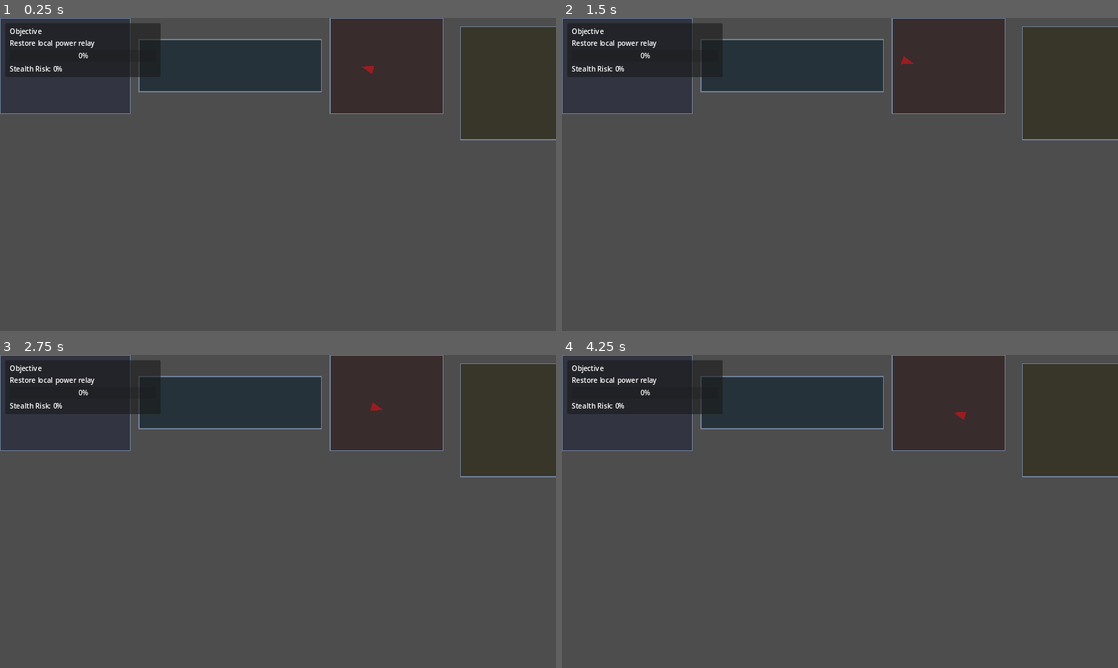
Above: before the commit, frames 1-4 (two rows, left to right).
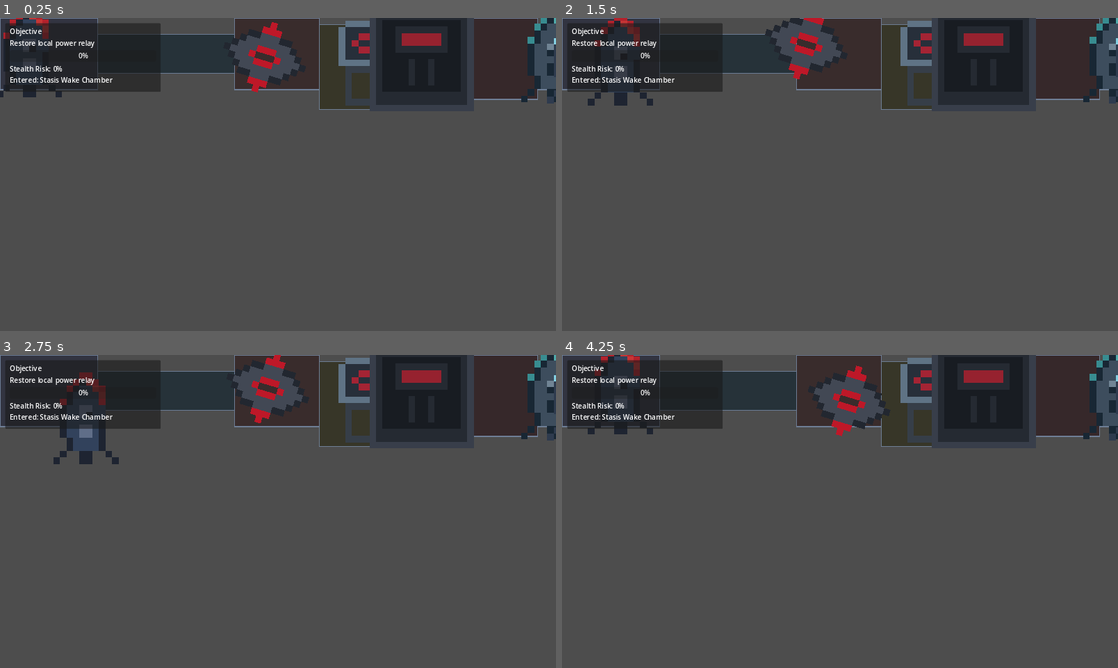
Above: after the commit, the same moments.

Repository: deathwishstu-commits/The-Long-Night
Game: Godot game, scene res://scenes/Main.tscn
The game is run twice, just before and just after one commit, with the same random seed, the same clock (stepped at 60 frames per second) and the same inputs.
Inputs:
- Up to frame 1 (0.25 s): no input
- Up to frame 2 (1.5 s): hold D (move_right) 0.53-1.28 s; tap E (interact) at 0.6, 1.35 s; hold S (move_down) from 1.28 s (still down)
- Up to frame 3 (2.75 s): release S (move_down) at 2.03 s; hold D (move_right) from 2.03 s (still down); tap E (interact) at 2.1 s
- Up to frame 4 (4.25 s): release D (move_right) at 2.78 s; hold W (move_up) 2.78-3.53 s; tap E (interact) at 2.85, 3.6 s; hold A (move_left) from 3.53 s (still down)

The runs differ from the first frame. In frame 1, 15% of the frame differs, in the area x 0-100%, y 0-40%; in frame 2, 14%; in frame 3, 15%; in frame 4, 15%.

Commit message:
Add playable prototype loop and first character pixel art set

Diff:
--- /dev/null
+++ b/scenes/entities/ari_npc.tscn
@@ -0,0 +1,9 @@
+[gd_scene load_steps=2 format=3]
+
+[ext_resource type="Script" path="res://scripts/entities/ari_npc.gd" id="1"]
+
+[node name="AriNPC" type="Node2D"]
+script = ExtResource("1")
+
+[node name="Sprite2D" type="Sprite2D" parent="."]
+scale = Vector2(10, 10)
--- /dev/null
+++ b/scenes/entities/blast_door_lock.tscn
@@ -0,0 +1,15 @@
+[gd_scene load_steps=3 format=3]
+
+[ext_resource type="Script" path="res://scripts/systems/lockable_door.gd" id="1"]
+
+[sub_resource type="RectangleShape2D" id="1"]
+size = Vector2(12, 74)
+
+[node name="BlastDoorLock" type="StaticBody2D"]
+script = ExtResource("1")
+
+[node name="Sprite2D" type="Sprite2D" parent="."]
+scale = Vector2(10, 10)
+
+[node name="CollisionShape2D" type="CollisionShape2D" parent="."]
+shape = SubResource("1")
--- /dev/null
+++ b/scenes/entities/hybrid_child_npc.tscn
@@ -0,0 +1,10 @@
+[gd_scene load_steps=2 format=3]
+
+[ext_resource type="Script" path="res://scripts/entities/ari_npc.gd" id="1"]
+
+[node name="HybridChildNPC" type="Node2D"]
+script = ExtResource("1")
+sprite_path = "res://art/characters/hybrid_child_proto.png"
+
+[node name="Sprite2D" type="Sprite2D" parent="."]
+scale = Vector2(10, 10)
--- a/scenes/entities/player_wallace.tscn
+++ b/scenes/entities/player_wallace.tscn
@@ -1,6 +1,24 @@
-[gd_scene load_steps=2 format=3]
+[gd_scene load_steps=3 format=3]
 
 [ext_resource type="Script" path="res://scripts/player/player_controller.gd" id="1"]
 
+[sub_resource type="CapsuleShape2D" id="1"]
+radius = 8.0
+height = 18.0
+
 [node name="PlayerWallace" type="CharacterBody2D"]
 script = ExtResource("1")
+
+[node name="Sprite2D" type="Sprite2D" parent="."]
+position = Vector2(0, -6)
+scale = Vector2(10, 10)
+
+[node name="CollisionShape2D" type="CollisionShape2D" parent="."]
+shape = SubResource("1")
+position = Vector2(0, 2)
+
+[node name="Camera2D" type="Camera2D" parent="."]
+enabled = true
+position_smoothing_enabled = true
+position_smoothing_speed = 8.0
+zoom = Vector2(0.75, 0.75)
--- /dev/null
+++ b/scenes/entities/relay_terminal.tscn
@@ -0,0 +1,15 @@
+[gd_scene load_steps=3 format=3]
+
+[ext_resource type="Script" path="res://scripts/systems/relay_terminal.gd" id="1"]
+
+[sub_resource type="CircleShape2D" id="1"]
+radius = 16.0
+
+[node name="RelayTerminal" type="Area2D"]
+script = ExtResource("1")
+
+[node name="Sprite2D" type="Sprite2D" parent="."]
+scale = Vector2(10, 10)
+
+[node name="CollisionShape2D" type="CollisionShape2D" parent="."]
+shape = SubResource("1")
--- a/scenes/entities/security_drone.tscn
+++ b/scenes/entities/security_drone.tscn
@@ -7,9 +7,8 @@
 player_path = NodePath("../PlayerWallace")
 stealth_system_path = NodePath("../../StealthSystem")
 
-[node name="Body" type="Polygon2D" parent="."]
-polygon = PackedVector2Array(-14, -10, 14, 0, -14, 10)
-color = Color(0.61, 0.11, 0.13, 1)
+[node name="Sprite2D" type="Sprite2D" parent="."]
+scale = Vector2(10, 10)
 
 [node name="PatrolPoints" type="Node2D" parent="."]
 
--- a/scenes/levels/deck_a.tscn
+++ b/scenes/levels/deck_a.tscn
@@ -12,6 +12,14 @@
 [ext_resource type="PackedScene" path="res://scenes/rooms/maintenance_bay.tscn" id="10"]
 [ext_resource type="PackedScene" path="res://scenes/rooms/embryo_support_annex.tscn" id="11"]
 [ext_resource type="PackedScene" path="res://scenes/rooms/blast_door_exit.tscn" id="12"]
+[ext_resource type="PackedScene" path="res://scenes/entities/ari_npc.tscn" id="13"]
+[ext_resource type="PackedScene" path="res://scenes/entities/relay_terminal.tscn" id="14"]
+[ext_resource type="PackedScene" path="res://scenes/entities/blast_door_lock.tscn" id="15"]
+[ext_resource type="Script" path="res://scripts/systems/room_trigger.gd" id="16"]
+[ext_resource type="PackedScene" path="res://scenes/entities/hybrid_child_npc.tscn" id="17"]
+
+[sub_resource type="RectangleShape2D" id="1"]
+size = Vector2(200, 120)
 
 [node name="DeckA" type="Node2D"]
 script = ExtResource("1")
@@ -25,30 +33,100 @@
 position = Vector2(0, 0)
 
 [node name="MedicalCorridor" parent="Rooms" instance=ExtResource("7")]
-position = Vector2(320, 50)
+position = Vector2(300, 50)
 
 [node name="SecurityJunction" parent="Rooms" instance=ExtResource("8")]
-position = Vector2(760, 0)
+position = Vector2(720, 0)
 
 [node name="ReactorControl" parent="Rooms" instance=ExtResource("9")]
-position = Vector2(1060, 20)
+position = Vector2(980, 20)
 
 [node name="MaintenanceBay" parent="Rooms" instance=ExtResource("10")]
-position = Vector2(1420, 0)
+position = Vector2(1300, 0)
 
 [node name="EmbryoSupportAnnex" parent="Rooms" instance=ExtResource("11")]
-position = Vector2(1780, 40)
+position = Vector2(1650, 40)
 
 [node name="BlastDoorExit" parent="Rooms" instance=ExtResource("12")]
-position = Vector2(2060, 20)
+position = Vector2(1890, 20)
 
 [node name="Entities" type="Node2D" parent="."]
 
 [node name="PlayerWallace" parent="Entities" instance=ExtResource("2")]
-position = Vector2(90, 100)
+position = Vector2(110, 110)
 
 [node name="SecurityDrone" parent="Entities" instance=ExtResource("4")]
-position = Vector2(860, 120)
+position = Vector2(820, 112)
+
+[node name="RelayTerminal" parent="Entities" instance=ExtResource("14")]
+position = Vector2(1140, 148)
+
+[node name="BlastDoorLock" parent="Entities" instance=ExtResource("15")]
+position = Vector2(1294, 126)
+
+[node name="AriNPC" parent="Entities" instance=ExtResource("13")]
+position = Vector2(1720, 118)
+
+[node name="HybridChildNPC" parent="Entities" instance=ExtResource("17")]
+position = Vector2(1800, 122)
+
+[node name="Triggers" type="Node2D" parent="."]
+
+[node name="TriggerStasis" type="Area2D" parent="Triggers" groups=["room_trigger"]]
+position = Vector2(150, 110)
+script = ExtResource("16")
+room_name = "Stasis Wake Chamber"
+
+[node name="CollisionShape2D" type="CollisionShape2D" parent="Triggers/TriggerStasis"]
+shape = SubResource("1")
+
+[node name="TriggerMedical" type="Area2D" parent="Triggers" groups=["room_trigger"]]
+position = Vector2(510, 110)
+script = ExtResource("16")
+room_name = "Medical Corridor"
+
+[node name="CollisionShape2D" type="CollisionShape2D" parent="Triggers/TriggerMedical"]
+shape = SubResource("1")
+
+[node name="TriggerSecurity" type="Area2D" parent="Triggers" groups=["room_trigger"]]
+position = Vector2(850, 110)
+script = ExtResource("16")
+room_name = "Security Junction"
+
+[node name="CollisionShape2D" type="CollisionShape2D" parent="Triggers/TriggerSecurity"]
+shape = SubResource("1")
+
+[node name="TriggerReactor" type="Area2D" parent="Triggers" groups=["room_trigger"]]
+position = Vector2(1140, 150)
+script = ExtResource("16")
+room_name = "Reactor Control"
+
+[node name="CollisionShape2D" type="CollisionShape2D" parent="Triggers/TriggerReactor"]
+shape = SubResource("1")
+
+[node name="TriggerMaintenance" type="Area2D" parent="Triggers" groups=["room_trigger"]]
+position = Vector2(1475, 125)
+script = ExtResource("16")
+room_name = "Maintenance Bay"
+
+[node name="CollisionShape2D" type="CollisionShape2D" parent="Triggers/TriggerMaintenance"]
+shape = SubResource("1")
+
+[node name="TriggerEmbryo" type="Area2D" parent="Triggers" groups=["room_trigger"]]
+position = Vector2(1770, 130)
+script = ExtResource("16")
+room_name = "Embryo Support Annex"
+
+[node name="CollisionShape2D" type="CollisionShape2D" parent="Triggers/TriggerEmbryo"]
+shape = SubResource("1")
+
+[node name="TriggerExit" type="Area2D" parent="Triggers" groups=["room_trigger"]]
+position = Vector2(2000, 110)
+script = ExtResource("16")
+room_name = "Blast Door Exit"
+
+[node name="CollisionShape2D" type="CollisionShape2D" parent="Triggers/TriggerExit"]
+shape = SubResource("1")
 
 [node name="UI" type="CanvasLayer" parent="."]
 
--- a/scenes/rooms/blast_door_exit.tscn
+++ b/scenes/rooms/blast_door_exit.tscn
@@ -6,3 +6,4 @@
 script = ExtResource("1")
 room_size = Vector2(220, 180)
 fill_color = Color(0.12, 0.12, 0.12, 0.75)
+left_door = true
--- a/scenes/rooms/embryo_support_annex.tscn
+++ b/scenes/rooms/embryo_support_annex.tscn
@@ -6,3 +6,5 @@
 script = ExtResource("1")
 room_size = Vector2(240, 180)
 fill_color = Color(0.1, 0.17, 0.16, 0.75)
+left_door = true
+right_door = true
--- a/scenes/rooms/maintenance_bay.tscn
+++ b/scenes/rooms/maintenance_bay.tscn
@@ -6,3 +6,5 @@
 script = ExtResource("1")
 room_size = Vector2(350, 250)
 fill_color = Color(0.18, 0.11, 0.12, 0.75)
+left_door = true
+right_door = true
--- a/scenes/rooms/medical_corridor.tscn
+++ b/scenes/rooms/medical_corridor.tscn
@@ -6,3 +6,5 @@
 script = ExtResource("1")
 room_size = Vector2(420, 120)
 fill_color = Color(0.1, 0.16, 0.2, 0.75)
+left_door = true
+right_door = true
--- a/scenes/rooms/reactor_control.tscn
+++ b/scenes/rooms/reactor_control.tscn
@@ -6,3 +6,5 @@
 script = ExtResource("1")
 room_size = Vector2(320, 260)
 fill_color = Color(0.19, 0.18, 0.11, 0.75)
+left_door = true
+right_door = true
--- a/scenes/rooms/security_junction.tscn
+++ b/scenes/rooms/security_junction.tscn
@@ -6,3 +6,5 @@
 script = ExtResource("1")
 room_size = Vector2(260, 220)
 fill_color = Color(0.2, 0.13, 0.13, 0.75)
+left_door = true
+right_door = true
--- a/scenes/rooms/stasis_wake_chamber.tscn
+++ b/scenes/rooms/stasis_wake_chamber.tscn
@@ -6,3 +6,4 @@
 script = ExtResource("1")
 room_size = Vector2(300, 220)
 fill_color = Color(0.16, 0.17, 0.24, 0.75)
+right_door = true
--- a/scenes/ui/deck_a_hud.tscn
+++ b/scenes/ui/deck_a_hud.tscn
@@ -14,7 +14,7 @@
 offset_left = 12.0
 offset_top = 12.0
 offset_right = 370.0
-offset_bottom = 132.0
+offset_bottom = 170.0
 
 [node name="MarginContainer" type="MarginContainer" parent="PanelContainer"]
 anchors_preset = 15
@@ -47,3 +47,8 @@
 [node name="StealthValue" type="Label" parent="PanelContainer/MarginContainer/VBoxContainer"]
 layout_mode = 2
 text = "Stealth Risk: 0%"
+
+[node name="StatusValue" type="Label" parent="PanelContainer/MarginContainer/VBoxContainer"]
+layout_mode = 2
+text = "Use WASD/Arrows to move, Shift to crouch, E to interact."
+autowrap_mode = 3
--- a/scripts/ai/patrol_drone.gd
+++ b/scripts/ai/patrol_drone.gd
@@ -13,6 +13,7 @@
 @export var view_angle_degrees: float = 90.0
 @export var detection_rate: float = 40.0
 @export var chase_break_seconds: float = 2.0
+@export var sprite_path: String = "res://art/entities/security_drone_proto.png"
 
 var _state: DroneState = DroneState.PATROL
 var _target_index: int = 0
@@ -23,6 +24,7 @@
 @onready var _stealth_system: Node = get_node_or_null(stealth_system_path)
 
 func _ready() -> void:
+	_load_sprite()
 	_collect_patrol_points()
 
 func _process(delta: float) -> void:
@@ -88,3 +90,16 @@
 		noise_level = _player.call("get_noise_level")
 	if _stealth_system.has_method("add_detection"):
 		_stealth_system.call("add_detection", detection_rate * noise_level * delta)
+
+func _load_sprite() -> void:
+	var sprite := get_node_or_null("Sprite2D") as Sprite2D
+	if sprite == null:
+		return
+	var image := Image.new()
+	var load_status := image.load(sprite_path)
+	if load_status != OK:
+		push_warning("Failed to load drone sprite: %s" % sprite_path)
+		return
+	var texture := ImageTexture.create_from_image(image)
+	sprite.texture = texture
+	sprite.texture_filter = CanvasItem.TEXTURE_FILTER_NEAREST
--- /dev/null
+++ b/scripts/entities/ari_npc.gd
@@ -0,0 +1,16 @@
+extends Node2D
+
+@export var sprite_path: String = "res://art/characters/ari_proto.png"
+
+func _ready() -> void:
+	var sprite := get_node_or_null("Sprite2D") as Sprite2D
+	if sprite == null:
+		return
+	var image := Image.new()
+	var load_status := image.load(sprite_path)
+	if load_status != OK:
+		push_warning("Failed to load Ari sprite: %s" % sprite_path)
+		return
+	var texture := ImageTexture.create_from_image(image)
+	sprite.texture = texture
+	sprite.texture_filter = CanvasItem.TEXTURE_FILTER_NEAREST
--- a/scripts/player/player_controller.gd
+++ b/scripts/player/player_controller.gd
@@ -2,12 +2,16 @@
 
 @export var move_speed: float = 120.0
 @export var crouch_speed_multiplier: float = 0.55
+@export var sprite_path: String = "res://art/characters/wallace_proto.png"
 
 var _is_crouching: bool = false
 
+func _ready() -> void:
+	_load_sprite()
+
 func _physics_process(_delta: float) -> void:
 	_is_crouching = Input.is_action_pressed("crouch")
-	var speed := move_speed
+	var speed: float = move_speed
 	if _is_crouching:
 		speed *= crouch_speed_multiplier
 
@@ -25,3 +29,16 @@
 	if _is_crouching:
 		return 0.5
 	return 1.0
+
+func _load_sprite() -> void:
+	var sprite := get_node_or_null("Sprite2D") as Sprite2D
+	if sprite == null:
+		return
+	var image := Image.new()
+	var load_status := image.load(sprite_path)
+	if load_status != OK:
+		push_warning("Failed to load player sprite: %s" % sprite_path)
+		return
+	var texture := ImageTexture.create_from_image(image)
+	sprite.texture = texture
+	sprite.texture_filter = CanvasItem.TEXTURE_FILTER_NEAREST
--- a/scripts/systems/deck_a_controller.gd
+++ b/scripts/systems/deck_a_controller.gd
@@ -5,14 +5,79 @@
 func _ready() -> void:
 	var hud := get_node_or_null("UI/DeckAHUD")
 	var stealth_system := get_node_or_null("StealthSystem")
+	var relay_terminal := get_node_or_null("Entities/RelayTerminal")
+	var blast_door_lock := get_node_or_null("Entities/BlastDoorLock")
+
 	if hud != null and hud.has_method("set_objective"):
 		hud.call("set_objective", current_objective)
 	if hud != null and hud.has_method("set_detection"):
 		hud.call("set_detection", 0.0)
+	if hud != null and hud.has_method("set_status"):
+		hud.call("set_status", "Use WASD/Arrows to move, Shift to crouch, E to interact.")
 	if stealth_system != null and stealth_system.has_signal("detection_changed"):
 		stealth_system.connect("detection_changed", _on_detection_changed)
+	if relay_terminal != null and relay_terminal.has_signal("activated"):
+		relay_terminal.connect("activated", _on_relay_activated)
+	if blast_door_lock != null and blast_door_lock.has_method("is_locked") and hud != null and hud.has_method("set_status"):
+		if blast_door_lock.call("is_locked"):
+			hud.call("set_status", "Power lock active. Reach Reactor Control and press E at relay terminal.")
+
+	_connect_room_triggers()
+	_set_camera_bounds()
 
 func _on_detection_changed(value: float) -> void:
 	var hud := get_node_or_null("UI/DeckAHUD")
 	if hud != null and hud.has_method("set_detection"):
 		hud.call("set_detection", value)
+
+func _on_relay_activated() -> void:
+	current_objective = "Proceed through unlocked blast door and secure Deck B access"
+	var hud := get_node_or_null("UI/DeckAHUD")
+	var blast_door_lock := get_node_or_null("Entities/BlastDoorLock")
+
+	if blast_door_lock != null and blast_door_lock.has_method("unlock"):
+		blast_door_lock.call("unlock")
+	if hud != null and hud.has_method("set_objective"):
+		hud.call("set_objective", current_objective)
+	if hud != null and hud.has_method("set_status"):
+		hud.call("set_status", "Relay restored. Blast door lock disengaged.")
+
+func _connect_room_triggers() -> void:
+	var room_triggers := get_tree().get_nodes_in_group("room_trigger")
+	for trigger in room_triggers:
+		if trigger.has_signal("room_entered"):
+			trigger.connect("room_entered", _on_room_entered)
+
+func _on_room_entered(room_name: String) -> void:
+	var hud := get_node_or_null("UI/DeckAHUD")
+	if hud != null and hud.has_method("set_status"):
+		hud.call("set_status", "Entered: %s" % room_name)
+
+func _set_camera_bounds() -> void:
+	var camera: Camera2D = get_node_or_null("Entities/PlayerWallace/Camera2D")
+	var rooms_root: Node2D = get_node_or_null("Rooms")
+	if camera == null or rooms_root == null:
+		return
+
+	var min_x: float = 1e20
+	var min_y: float = 1e20
+	var max_x: float = -1e20
+	var max_y: float = -1e20
+
+	for room in rooms_root.get_children():
+		if not room.has_method("get") or not room.has_method("get_position"):
+			continue
+		var size: Vector2 = room.get("room_size")
+		var top_left: Vector2 = room.position
+		var bottom_right: Vector2 = room.position + size
+		min_x = min(min_x, top_left.x)
+		min_y = min(min_y, top_left.y)
+		max_x = max(max_x, bottom_right.x)
+		max_y = max(max_y, bottom_right.y)
+
+	if min_x > 9e19:
+		return
+	camera.limit_left = int(min_x)
+	camera.limit_top = int(min_y)
+	camera.limit_right = int(max_x)
+	camera.limit_bottom = int(max_y)
--- a/scripts/systems/graybox_room.gd
+++ b/scripts/systems/graybox_room.gd
@@ -3,11 +3,77 @@
 @export var room_size: Vector2 = Vector2(320, 180)
 @export var fill_color: Color = Color(0.12, 0.14, 0.18, 0.75)
 @export var border_color: Color = Color(0.45, 0.52, 0.62, 0.9)
+@export var wall_thickness: float = 8.0
+@export var door_width: float = 56.0
+@export var left_door: bool = false
+@export var right_door: bool = false
+@export var top_door: bool = false
+@export var bottom_door: bool = false
 
 func _ready() -> void:
+	_build_collision_walls()
 	queue_redraw()
 
 func _draw() -> void:
 	var rect := Rect2(Vector2.ZERO, room_size)
 	draw_rect(rect, fill_color, true)
 	draw_rect(rect, border_color, false, 3.0)
+
+func _build_collision_walls() -> void:
+	var collision_root: Node2D = get_node_or_null("Collision")
+	if collision_root != null:
+		collision_root.queue_free()
+
+	collision_root = Node2D.new()
+	collision_root.name = "Collision"
+	add_child(collision_root)
+
+	var half_door: float = door_width * 0.5
+	var center_x: float = room_size.x * 0.5
+	var center_y: float = room_size.y * 0.5
+
+	_rebuild_horizontal_side(collision_root, true, top_door, center_x, half_door)
+	_rebuild_horizontal_side(collision_root, false, bottom_door, center_x, half_door)
+	_rebuild_vertical_side(collision_root, true, left_door, center_y, half_door)
+	_rebuild_vertical_side(collision_root, false, right_door, center_y, half_door)
+
+func _rebuild_horizontal_side(root: Node2D, is_top: bool, has_door: bool, center_x: float, half_door: float) -> void:
+	var y: float = wall_thickness * 0.5 if is_top else room_size.y - wall_thickness * 0.5
+	if not has_door:
+		_add_wall_segment(root, Vector2(room_size.x * 0.5, y), Vector2(room_size.x, wall_thickness))
+		return
+
+	var left_width: float = max(0.0, center_x - half_door)
+	var right_width: float = max(0.0, room_size.x - (center_x + half_door))
+	if left_width > 0.0:
+		_add_wall_segment(root, Vector2(left_width * 0.5, y), Vector2(left_width, wall_thickness))
+	if right_width > 0.0:
+		var right_center: float = center_x + half_door + (right_width * 0.5)
+		_add_wall_segment(root, Vector2(right_center, y), Vector2(right_width, wall_thickness))
+
+func _rebuild_vertical_side(root: Node2D, is_left: bool, has_door: bool, center_y: float, half_door: float) -> void:
+	var x: float = wall_thickness * 0.5 if is_left else room_size.x - wall_thickness * 0.5
+	if not has_door:
+		_add_wall_segment(root, Vector2(x, room_size.y * 0.5), Vector2(wall_thickness, room_size.y))
+		return
+
+	var top_height: float = max(0.0, center_y - half_door)
+	var bottom_height: float = max(0.0, room_size.y - (center_y + half_door))
+	if top_height > 0.0:
+		_add_wall_segment(root, Vector2(x, top_height * 0.5), Vector2(wall_thickness, top_height))
+	if bottom_height > 0.0:
+		var bottom_center: float = center_y + half_door + (bottom_height * 0.5)
+		_add_wall_segment(root, Vector2(x, bottom_center), Vector2(wall_thickness, bottom_height))
+
+func _add_wall_segment(root: Node2D, position_value: Vector2, size: Vector2) -> void:
+	if size.x <= 0.0 or size.y <= 0.0:
+		return
+	var body := StaticBody2D.new()
+	body.position = position_value
+	root.add_child(body)
+
+	var shape_node := CollisionShape2D.new()
+	var rect := RectangleShape2D.new()
+	rect.size = size
+	shape_node.shape = rect
+	body.add_child(shape_node)
--- /dev/null
+++ b/scripts/systems/lockable_door.gd
@@ -0,0 +1,33 @@
+extends StaticBody2D
+
+@export var sprite_path: String = "res://art/entities/blast_door_proto.png"
+
+@onready var _collision: CollisionShape2D = $CollisionShape2D
+@onready var _sprite: Sprite2D = $Sprite2D
+
+var _is_locked: bool = true
+
+func _ready() -> void:
+	_load_sprite()
+
+func unlock() -> void:
+	_is_locked = false
+	if _collision != null:
+		_collision.disabled = true
+	if _sprite != null:
+		_sprite.modulate = Color(0.32, 0.8, 0.42, 1.0)
+
+func is_locked() -> bool:
+	return _is_locked
+
+func _load_sprite() -> void:
+	if _sprite == null:
+		return
+	var image := Image.new()
+	var load_status := image.load(sprite_path)
+	if load_status != OK:
+		push_warning("Failed to load door sprite: %s" % sprite_path)
+		return
+	var texture := ImageTexture.create_from_image(image)
+	_sprite.texture = texture
+	_sprite.texture_filter = CanvasItem.TEXTURE_FILTER_NEAREST
--- /dev/null
+++ b/scripts/systems/relay_terminal.gd
@@ -0,0 +1,42 @@
+extends Area2D
+
+signal activated()
+
+@export var prompt_text: String = "Press E to reroute relay power"
+@export var sprite_path: String = "res://art/entities/relay_terminal_proto.png"
+
+var _player_in_range: bool = false
+var _is_activated: bool = false
+
+func _ready() -> void:
+	_load_sprite()
+	body_entered.connect(_on_body_entered)
+	body_exited.connect(_on_body_exited)
+
+func _process(_delta: float) -> void:
+	if _is_activated:
+		return
+	if _player_in_range and Input.is_action_just_pressed("interact"):
+		_is_activated = true
+		activated.emit()
+
+func _on_body_entered(body: Node) -> void:
+	if body.name == "PlayerWallace":
+		_player_in_range = true
+
+func _on_body_exited(body: Node) -> void:
+	if body.name == "PlayerWallace":
+		_player_in_range = false
+
+func _load_sprite() -> void:
+	var sprite := get_node_or_null("Sprite2D") as Sprite2D
+	if sprite == null:
+		return
+	var image := Image.new()
+	var load_status := image.load(sprite_path)
+	if load_status != OK:
+		push_warning("Failed to load terminal sprite: %s" % sprite_path)
+		return
+	var texture := ImageTexture.create_from_image(image)
+	sprite.texture = texture
+	sprite.texture_filter = CanvasItem.TEXTURE_FILTER_NEAREST
--- /dev/null
+++ b/scripts/systems/room_trigger.gd
@@ -0,0 +1,12 @@
+extends Area2D
+
+signal room_entered(room_name: String)
+
+@export var room_name: String = "Unknown Room"
+
+func _ready() -> void:
+	body_entered.connect(_on_body_entered)
+
+func _on_body_entered(body: Node) -> void:
+	if body.name == "PlayerWallace":
+		room_entered.emit(room_name)
--- a/scripts/ui/deck_a_hud.gd
+++ b/scripts/ui/deck_a_hud.gd
@@ -3,6 +3,7 @@
 @onready var _objective_value: Label = $PanelContainer/MarginContainer/VBoxContainer/ObjectiveValue
 @onready var _stealth_bar: ProgressBar = $PanelContainer/MarginContainer/VBoxContainer/StealthBar
 @onready var _stealth_value: Label = $PanelContainer/MarginContainer/VBoxContainer/StealthValue
+@onready var _status_value: Label = $PanelContainer/MarginContainer/VBoxContainer/StatusValue
 
 func set_objective(text: String) -> void:
 	_objective_value.text = text
@@ -10,3 +11,6 @@
 func set_detection(value: float) -> void:
 	_stealth_bar.value = value
 	_stealth_value.text = "Stealth Risk: %d%%" % int(round(value))
+
+func set_status(text: String) -> void:
+	_status_value.text = text
Binary file added: art/characters/ari_idle_sheet.png
Binary file added: art/characters/ari_proto.png
Binary file added: art/characters/hybrid_child_idle_sheet.png
Binary file added: art/characters/hybrid_child_proto.png
Binary file added: art/characters/wallace_idle_sheet.png
Binary file added: art/characters/wallace_proto.png
Binary file added: art/entities/blast_door_proto.png
Binary file added: art/entities/relay_terminal_proto.png
Binary file added: art/entities/security_drone_idle_sheet.png
Binary file added: art/entities/security_drone_proto.png
Not shown: 1 places in scenes/levels/deck_a.tscn that only renumber resources
Not shown, changed: TODO.md
